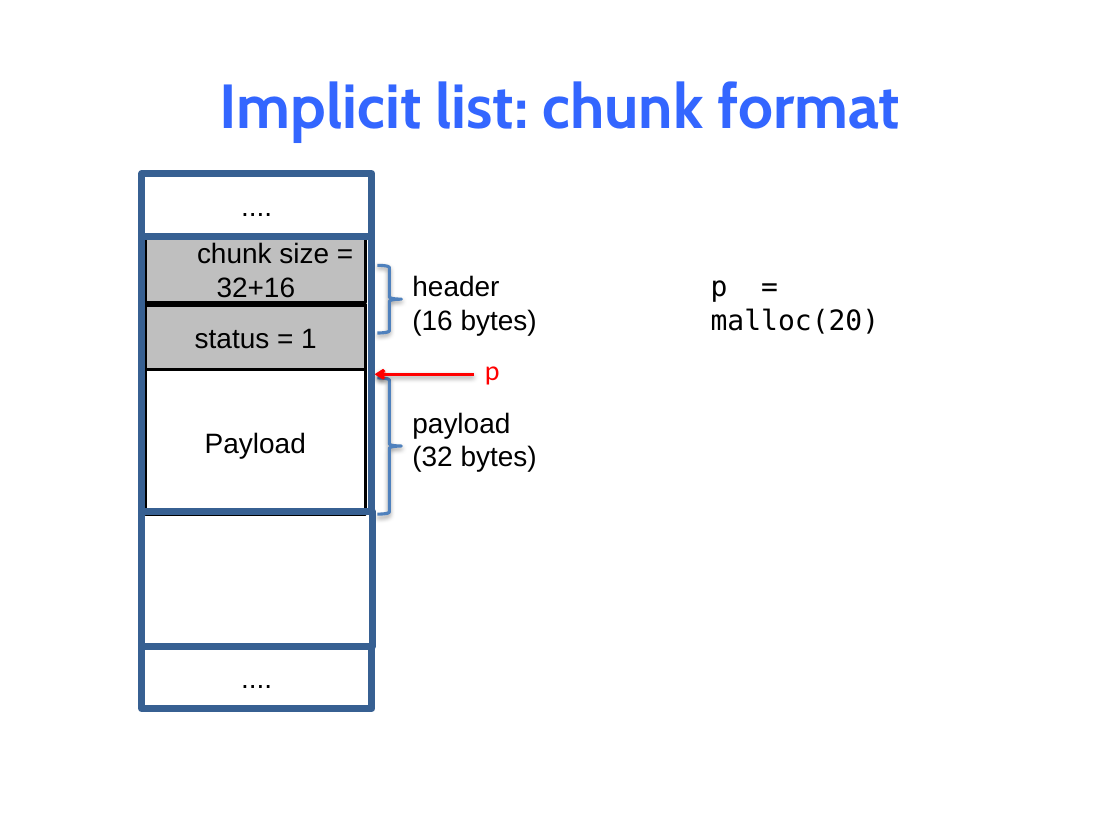
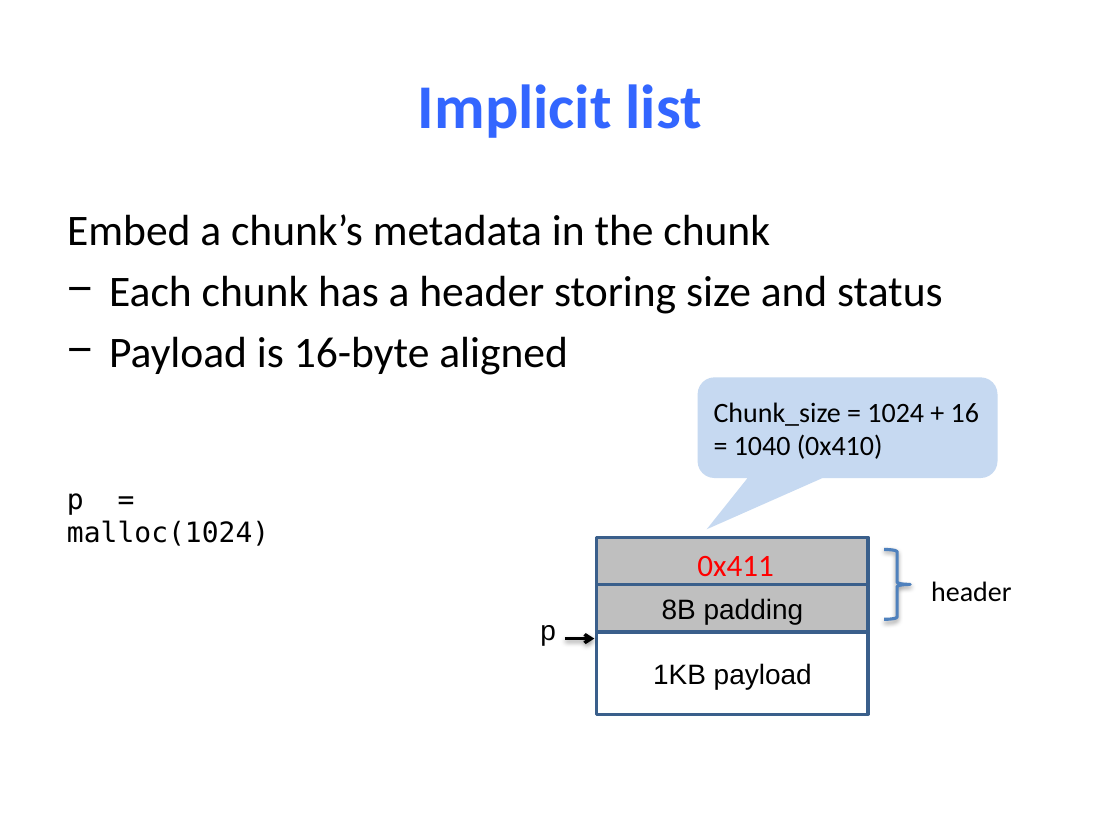
Before and after one commit to NYU-CSO/nyu-cso.github.io, a slide deck: slide 24 of notes/14-Dynamic_Allocator.pptx (slide 21 before the commit). Drawn at 1120x840 pixels with LibreOffice and Linux fonts; fonts in the diff are those of the drawing. Boxes give left, top, right and bottom in pixels: in the first picture for what was removed or moved away, otherwise in the second. Text is boxed around its words. In the diff, an @@ line names an element or a change of style, - is before the commit and + after.

```diff
--- a/notes/14-Dynamic_Allocator.pptx
+++ b/notes/14-Dynamic_Allocator.pptx
@@ title at (418, 84, 702, 138): text changed; font Cabin to Calibri @@
-Implicit list: chunk format
+Implicit list
@@ rectangle removed at (142, 174, 373, 236) @@
-....
@@ text added at (67, 214, 942, 375), 28 pt, text #000000 @@
+Embed a chunk’s metadata in the chunk
+− Each chunk has a header storing size and status
+− Payload is 16-byte aligned
@@ rectangle removed at (142, 236, 373, 511) @@
@@ arrow removed from (474, 374) to (374, 374) @@
@@ group removed at (146, 236, 537, 514): 2 rectangles, 2 texts, 1 right brace @@
-chunk size = 32+16
-header
-(16 bytes)
-status = 1
-payload
-(32 bytes)
@@ rounded speech box added at (698, 377, 998, 478), fill #C6D9F1, 18 pt, text #000000 @@
+Chunk_size = 1024 + 16 = 1040 (0x410)
@@ text at (67, 493, 269, 546): text changed @@
-p = malloc(20)
+p = malloc(1024)
@@ rectangle removed at (142, 512, 373, 647) @@
@@ rectangle added at (597, 538, 868, 585), fill #BFBFBF, outline #3A5F8C 2 pt @@
@@ text added at (697, 556, 774, 576), 20 pt, text #FF0000 @@
+0x411
@@ right brace: place and size @@
-right brace at (377, 265, 401, 333)
+right brace at (884, 550, 909, 619)
@@ rectangle added at (597, 585, 868, 632), fill #BFBFBF, outline #3A5F8C 2 pt, 18 pt, text #000000 @@
+8B padding
@@ text added at (931, 581, 1011, 602), 18 pt, text #000000 @@
+header
@@ text "p": place and size @@
-text "p" at (485, 366, 500, 385)
+text "p" at (540, 625, 556, 645)
@@ text "p" at (540, 625, 556, 645): font Calibri to Arial, text colour #FF0000 to #000000; alignment left to centre @@
@@ rectangle removed at (142, 646, 373, 708) @@
-....
@@ arrow added from (564, 638) to (595, 638), #000000 2 pt @@
@@ rectangle "1KB payload": place and size @@
-rectangle "1KB payload" at (146, 370, 366, 514)
+rectangle "1KB payload" at (597, 632, 868, 713)
@@ rectangle "1KB payload" at (597, 632, 868, 713): outline #000000 2 pt to #3A5F8C 2 pt @@
@@ text in rectangle at (653, 663, 812, 689): text changed @@
-Payload
+1KB payload
```
Also in this commit, not shown: 51 other slides changed, 29 slides added, 10 slides removed, 1 other file.
